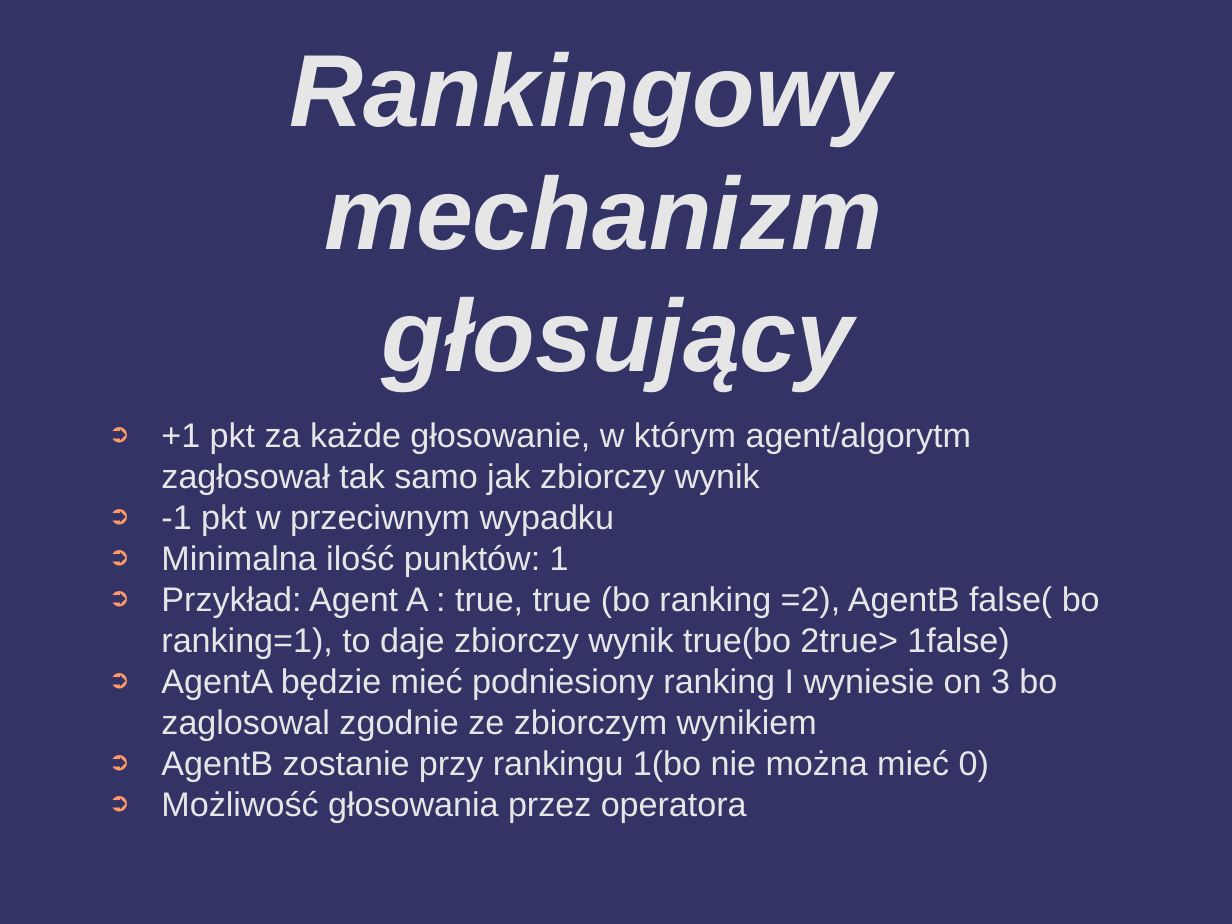
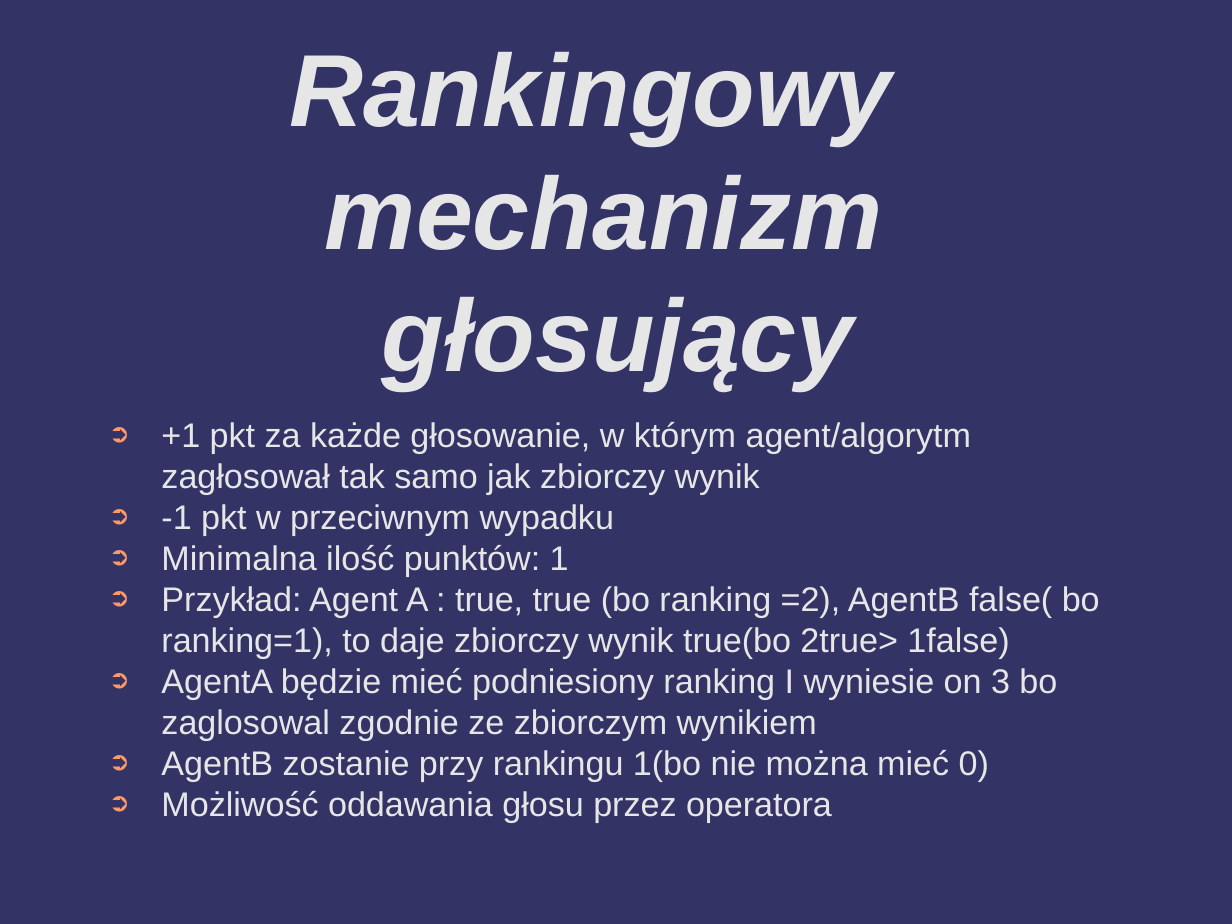
Before and after one commit to barimale/HackNation2025-anomaly-detector, a slide deck: slide 3 of presentation/hackNation2025 - prezentacja - Mateusz Wolnica.odp. Drawn at 1232x924 pixels with LibreOffice and Linux fonts; fonts in the diff are those of the drawing; background and template pictures are left out. Boxes give left, top, right and bottom in pixels: in the first picture for what was removed or moved away, otherwise in the second. Text is boxed around its words. In the diff, an @@ line names an element or a change of style, - is before the commit and + after.

```diff
--- a/presentation/hackNation2025 - prezentacja - Mateusz Wolnica.odp
+++ b/presentation/hackNation2025 - prezentacja - Mateusz Wolnica.odp
@@ text at bbox=[161, 791, 832, 822]: text changed @@
-➲ Możliwość głosowania przez operatora
+➲ Możliwość oddawania głosu przez operatora
```
Also in this commit, not shown: 1 other slide changed, 2 other files.
